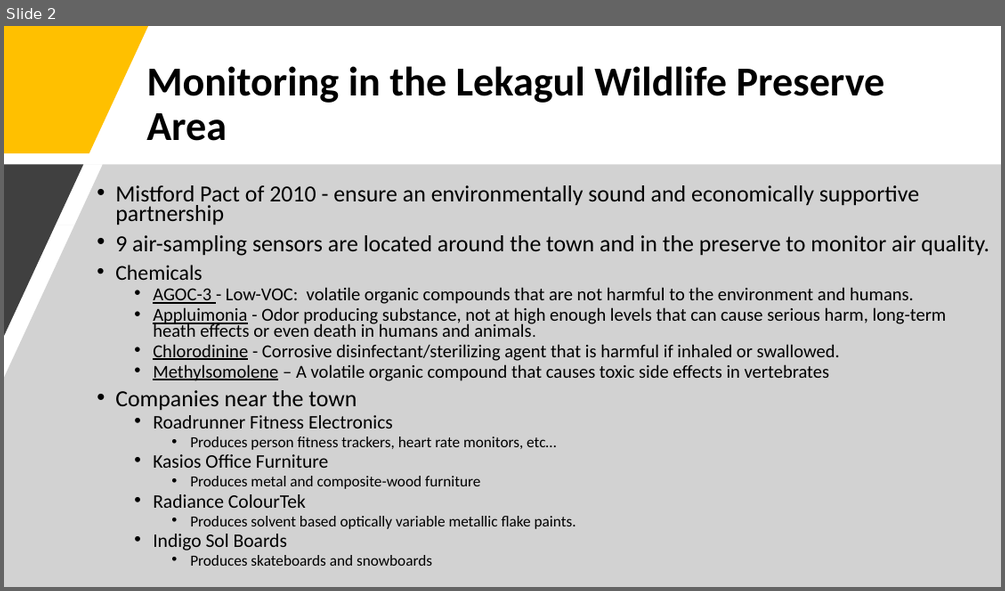
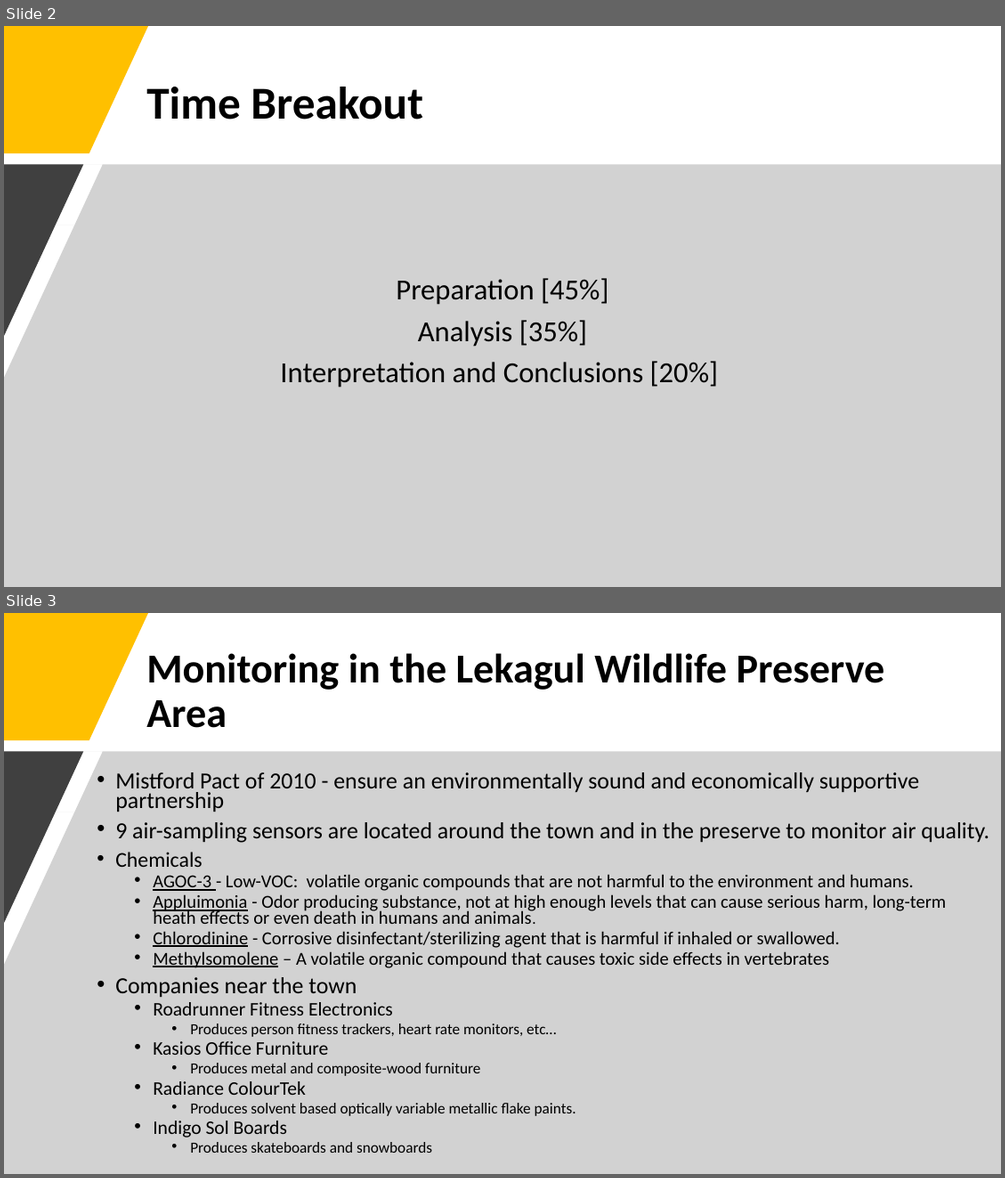
Before and after one commit to j-tice/capstone_final, a slide deck: Capstone Final Project Presentation.pptx. Shown one above the other, each under a label of ours: slide 2 before the commit, slides 2 and 3 after it. The pictures are 1005x591 and 1005x1178 pixels, drawn with LibreOffice and Linux fonts; fonts in the diff are those of the drawing. Boxes give left, top, right and bottom in pixels: in the first picture for what was removed or moved away, otherwise in the second. Text is boxed around its words. In the diff, an @@ line names an element or a change of style, - is before the commit and + after.

```diff
--- a/Capstone Final Project Presentation.pptx
+++ b/Capstone Final Project Presentation.pptx
@@ slide 2 added at (4, 26, 1001, 587), background #FFFFFF @@
@@ freeform shape added at (4, 26, 148, 153), fill #FFC000 @@
@@ title added at (146, 87, 423, 119), 44 pt, text #000000, bold @@
+Time Breakout
@@ freeform shape added at (4, 164, 1001, 587), fill #A6A6A6 at 50% opacity @@
@@ freeform shape added at (4, 164, 83, 336), fill #404040 @@
@@ text added at (280, 278, 718, 387), 28 pt, text #000000 @@
+Preparation [45%]
+Analysis [35%]
+Interpretation and Conclusions [20%]
@@ what was slide 2 is now slide 3 @@
```
Also in this commit, not shown: 4 slides changed, 8 other slides added, 1 slide removed.
